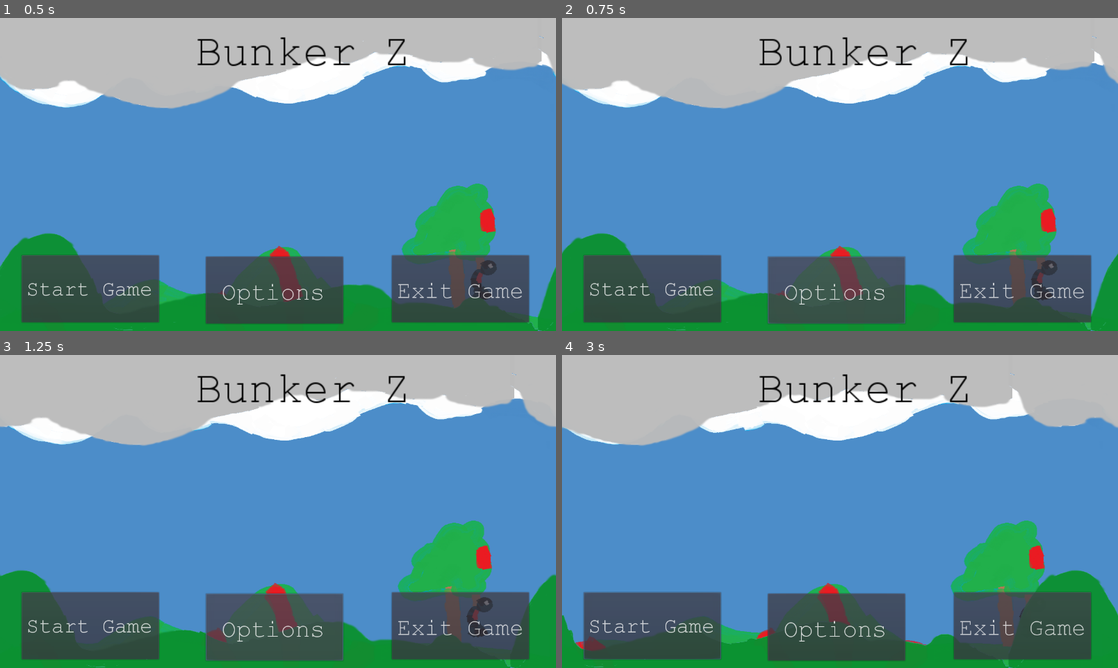
Above: before the commit, frames 1-4 (two rows, left to right).
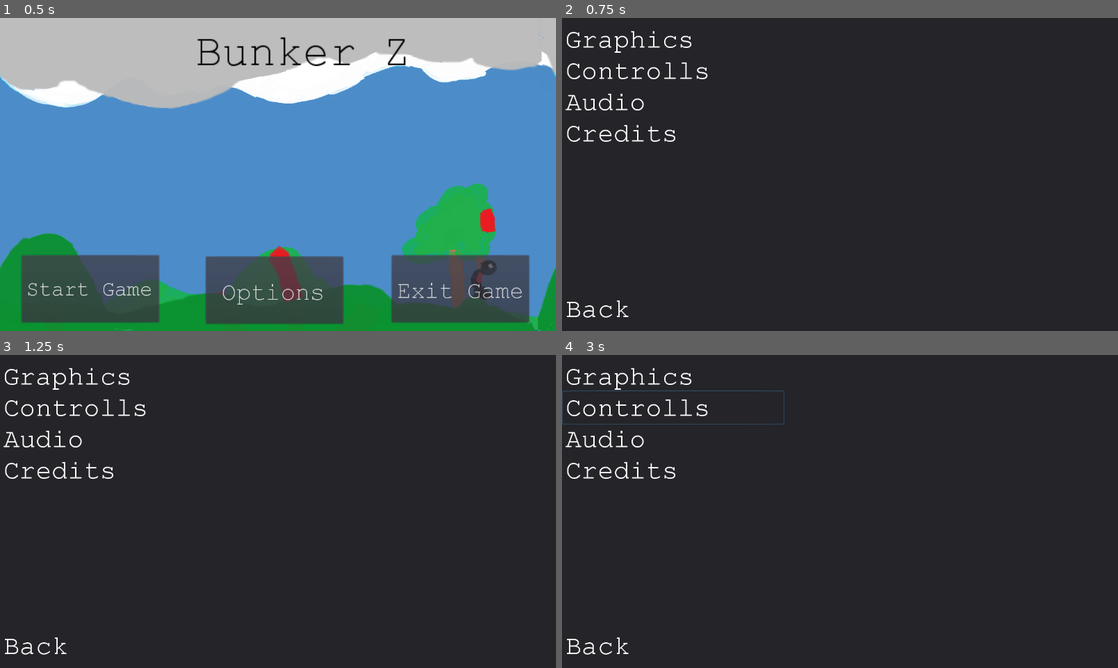
Above: after the commit, the same moments.

Repository: SillyScientists/PaintJam-2018
Game: Godot game, scene res://scenes/main/main.tscn
The game is run twice, just before and just after one commit, with the same random seed, the same clock (stepped at 60 frames per second) and the same inputs.
Inputs (mouse positions are in pixels of both pictures, inside the frame that each line leads up to):
- Up to frame 1 (0.5 s): no input
- Up to frame 2 (0.75 s): click (834, 290) at 0.52 s
- Up to frame 3 (1.25 s): no input
- Up to frame 4 (3 s): click (673, 376) at 1.27 s; click (650, 627) at 2.02 s; click (673, 408) at 2.77 s

Frame 1 is identical in both runs. In frame 2, 100% of the frame differs, in the area x 0-100%, y 0-100%; in frame 3, 100%; in frame 4, 100%.

Commit message:
Adding options

Diff:
--- a/scenes/main/main.gd
+++ b/scenes/main/main.gd
@@ -1,8 +1,7 @@
 extends Control
 
-# class member variables go here, for example:
-# var a = 2
-# var b = "textvar"
+export (PackedScene) var next_scene
+export (PackedScene) var options
 
 func _ready():
 	# Called every time the node is added to the scene.
@@ -18,3 +17,13 @@
 func _on_Button3_pressed():
 	get_tree().quit()
 	pass # replace with function body
+
+
+func _on_start_pressed():
+	#get_tree().change_scene_to(next_scene)
+	pass # replace with function body
+
+
+func _on_options_pressed():
+	get_tree().change_scene_to(options)
+	pass # replace with function body
--- a/scenes/main/main.tscn
+++ b/scenes/main/main.tscn
@@ -1,15 +1,16 @@
-[gd_scene load_steps=9 format=2]
+[gd_scene load_steps=10 format=2]
 
 [ext_resource path="res://scenes/main/main.gd" type="Script" id=1]
-[ext_resource path="res://scenes/main/assets/Background/Back.png" type="Texture" id=2]
-[ext_resource path="res://scenes/main/assets/Background/fore.png" type="Texture" id=3]
-[ext_resource path="res://scenes/main/camera.gd" type="Script" id=4]
-[ext_resource path="res://scenes/main/assets/text/Title.png" type="Texture" id=5]
-[ext_resource path="res://scenes/main/assets/text/Button2.png" type="Texture" id=6]
-[ext_resource path="res://scenes/main/assets/text/Button1.png" type="Texture" id=7]
-[ext_resource path="res://scenes/main/assets/text/Button3.png" type="Texture" id=8]
-
-[node name="Control" type="Control" index="0"]
+[ext_resource path="res://scenes/main/options/options.tscn" type="PackedScene" id=2]
+[ext_resource path="res://scenes/main/assets/Background/Back.png" type="Texture" id=3]
+[ext_resource path="res://scenes/main/assets/Background/fore.png" type="Texture" id=4]
+[ext_resource path="res://scenes/main/camera.gd" type="Script" id=5]
+[ext_resource path="res://scenes/main/assets/text/Title.png" type="Texture" id=6]
+[ext_resource path="res://scenes/main/assets/text/Button2.png" type="Texture" id=7]
+[ext_resource path="res://scenes/main/assets/text/Button1.png" type="Texture" id=8]
+[ext_resource path="res://scenes/main/assets/text/Button3.png" type="Texture" id=9]
+
+[node name="main" type="Control" index="0"]
 
 anchor_left = 0.0
 anchor_top = 0.0
@@ -23,6 +24,8 @@
 size_flags_horizontal = 1
 size_flags_vertical = 1
 script = ExtResource( 1 )
+next_scene = null
+options = ExtResource( 2 )
 
 [node name="ParallaxBackground" type="ParallaxBackground" parent="." index="0"]
 
@@ -117,12 +120,12 @@
 mouse_default_cursor_shape = 0
 size_flags_horizontal = 1
 size_flags_vertical = 1
-texture = ExtResource( 5 )
+texture = ExtResource( 6 )
 expand = true
 stretch_mode = 5
 _sections_unfolded = [ "Visibility" ]
 
-[node name="Button2" type="Button" parent="ParallaxBackground" index="4"]
+[node name="options" type="Button" parent="ParallaxBackground" index="4"]
 
 modulate = Color( 1, 1, 1, 0.784314 )
 anchor_left = 0.0
@@ -133,32 +136,6 @@
 margin_top = 549.0
 margin_right = 790.0
 margin_bottom = 703.0
-rect_pivot_offset = Vector2( 0, 0 )
-focus_mode = 2
-mouse_filter = 0
-mouse_default_cursor_shape = 0
-size_flags_horizontal = 1
-size_flags_vertical = 1
-toggle_mode = false
-enabled_focus_mode = 2
-shortcut = null
-group = null
-icon = ExtResource( 6 )
-flat = false
-align = 1
-_sections_unfolded = [ "Anchor", "Margin", "Rect", "Visibility" ]
-
-[node name="Button" type="Button" parent="ParallaxBackground" index="5"]
-
-self_modulate = Color( 1, 1, 1, 0.784314 )
-anchor_left = 0.0
-anchor_top = 0.0
-anchor_right = 0.0
-anchor_bottom = 0.0
-margin_left = 50.0
-margin_top = 546.0
-margin_right = 366.0
-margin_bottom = 700.0
 rect_pivot_offset = Vector2( 0, 0 )
 focus_mode = 2
 mouse_filter = 0
@@ -172,18 +149,18 @@
 icon = ExtResource( 7 )
 flat = false
 align = 1
-_sections_unfolded = [ "Anchor", "Grow Direction", "Hint", "Margin", "Rect", "Visibility", "custom_fonts" ]
-
-[node name="Button3" type="Button" parent="ParallaxBackground" index="6"]
-
-modulate = Color( 1, 1, 1, 0.784314 )
-anchor_left = 0.0
-anchor_top = 0.0
-anchor_right = 0.0
-anchor_bottom = 0.0
-margin_left = 902.0
+_sections_unfolded = [ "Anchor", "Margin", "Rect", "Visibility" ]
+
+[node name="start" type="Button" parent="ParallaxBackground" index="5"]
+
+self_modulate = Color( 1, 1, 1, 0.784314 )
+anchor_left = 0.0
+anchor_top = 0.0
+anchor_right = 0.0
+anchor_bottom = 0.0
+margin_left = 50.0
 margin_top = 546.0
-margin_right = 1218.0
+margin_right = 366.0
 margin_bottom = 700.0
 rect_pivot_offset = Vector2( 0, 0 )
 focus_mode = 2
@@ -198,6 +175,38 @@
 icon = ExtResource( 8 )
 flat = false
 align = 1
+_sections_unfolded = [ "Anchor", "Grow Direction", "Hint", "Margin", "Rect", "Visibility", "custom_fonts" ]
+
+[node name="exit" type="Button" parent="ParallaxBackground" index="6"]
+
+modulate = Color( 1, 1, 1, 0.784314 )
+anchor_left = 0.0
+anchor_top = 0.0
+anchor_right = 0.0
+anchor_bottom = 0.0
+margin_left = 902.0
+margin_top = 546.0
+margin_right = 1218.0
+margin_bottom = 700.0
+rect_pivot_offset = Vector2( 0, 0 )
+focus_mode = 2
+mouse_filter = 0
+mouse_default_cursor_shape = 0
+size_flags_horizontal = 1
+size_flags_vertical = 1
+toggle_mode = false
+enabled_focus_mode = 2
+shortcut = null
+group = null
+icon = ExtResource( 9 )
+flat = false
+align = 1
 _sections_unfolded = [ "Anchor", "Margin", "Material", "Rect", "Visibility" ]
 
-[connection signal="pressed" from="ParallaxBackground/Button3" to="." method="_on_Button3_pressed"]
+[connection signal="pressed" from="ParallaxBackground/options" to="." method="_on_options_pressed"]
+
+[connection signal="pressed" from="ParallaxBackground/start" to="." method="_on_Button_pressed"]
+
+[connection signal="pressed" from="ParallaxBackground/start" to="." method="_on_start_pressed"]
+
+[connection signal="pressed" from="ParallaxBackground/exit" to="." method="_on_Button3_pressed"]
--- /dev/null
+++ b/scenes/main/options/options.tscn
@@ -0,0 +1,155 @@
+[gd_scene load_steps=6 format=2]
+
+[ext_resource path="res://scenes/main/options/assets/Graphics.png" type="Texture" id=1]
+[ext_resource path="res://scenes/main/options/assets/Controlls.png" type="Texture" id=2]
+[ext_resource path="res://scenes/main/options/assets/Audio.png" type="Texture" id=3]
+[ext_resource path="res://scenes/main/options/assets/Credits.png" type="Texture" id=4]
+[ext_resource path="res://scenes/main/options/assets/Back.png" type="Texture" id=5]
+
+[node name="options" type="Control"]
+
+anchor_left = 0.0
+anchor_top = 0.0
+anchor_right = 0.0
+anchor_bottom = 0.0
+margin_right = 40.0
+margin_bottom = 40.0
+rect_pivot_offset = Vector2( 0, 0 )
+mouse_filter = 0
+mouse_default_cursor_shape = 0
+size_flags_horizontal = 1
+size_flags_vertical = 1
+
+[node name="panel" type="Panel" parent="." index="0"]
+
+anchor_left = 0.0
+anchor_top = 0.0
+anchor_right = 0.0
+anchor_bottom = 0.0
+margin_right = 1280.0
+margin_bottom = 722.0
+rect_pivot_offset = Vector2( 0, 0 )
+mouse_filter = 0
+mouse_default_cursor_shape = 0
+size_flags_horizontal = 1
+size_flags_vertical = 1
+_sections_unfolded = [ "Anchor", "Margin", "Visibility" ]
+
+[node name="graphics" type="Button" parent="panel" index="0"]
+
+anchor_left = 0.0
+anchor_top = 0.0
+anchor_right = 0.0
+anchor_bottom = 0.0
+margin_top = 10.0
+margin_right = 512.0
+margin_bottom = 88.0
+rect_pivot_offset = Vector2( 0, 0 )
+focus_mode = 2
+mouse_filter = 0
+mouse_default_cursor_shape = 0
+size_flags_horizontal = 1
+size_flags_vertical = 1
+toggle_mode = false
+enabled_focus_mode = 2
+shortcut = null
+group = null
+icon = ExtResource( 1 )
+flat = true
+align = 1
+
+[node name="controlls" type="Button" parent="panel" index="1"]
+
+anchor_left = 0.0
+anchor_top = 0.0
+anchor_right = 0.0
+anchor_bottom = 0.0
+margin_top = 82.0
+margin_right = 512.0
+margin_bottom = 160.0
+rect_pivot_offset = Vector2( 0, 0 )
+focus_mode = 2
+mouse_filter = 0
+mouse_default_cursor_shape = 0
+size_flags_horizontal = 1
+size_flags_vertical = 1
+toggle_mode = false
+enabled_focus_mode = 2
+shortcut = null
+group = null
+icon = ExtResource( 2 )
+flat = true
+align = 1
+_sections_unfolded = [ "Rect" ]
+
+[node name="audio" type="Button" parent="panel" index="2"]
+
+anchor_left = 0.0
+anchor_top = 0.0
+anchor_right = 0.0
+anchor_bottom = 0.0
+margin_top = 154.0
+margin_right = 512.0
+margin_bottom = 232.0
+rect_pivot_offset = Vector2( 0, 0 )
+focus_mode = 2
+mouse_filter = 0
+mouse_default_cursor_shape = 0
+size_flags_horizontal = 1
+size_flags_vertical = 1
+toggle_mode = false
+enabled_focus_mode = 2
+shortcut = null
+group = null
+icon = ExtResource( 3 )
+flat = true
+align = 1
+_sections_unfolded = [ "Rect" ]
+
+[node name="credits" type="Button" parent="panel" index="3"]
+
+anchor_left = 0.0
+anchor_top = 0.0
+anchor_right = 0.0
+anchor_bottom = 0.0
+margin_top = 226.0
+margin_right = 512.0
+margin_bottom = 304.0
+rect_pivot_offset = Vector2( 0, 0 )
+focus_mode = 2
+mouse_filter = 0
+mouse_default_cursor_shape = 0
+size_flags_horizontal = 1
+size_flags_vertical = 1
+toggle_mode = false
+enabled_focus_mode = 2
+shortcut = null
+group = null
+icon = ExtResource( 4 )
+flat = true
+align = 1
+_sections_unfolded = [ "Rect" ]
+
+[node name="back" type="Button" parent="panel" index="4"]
+
+anchor_left = 0.0
+anchor_top = 0.0
+anchor_right = 0.0
+anchor_bottom = 0.0
+margin_top = 630.0
+margin_right = 512.0
+margin_bottom = 708.0
+rect_pivot_offset = Vector2( 0, 0 )
+focus_mode = 2
+mouse_filter = 0
+mouse_default_cursor_shape = 0
+size_flags_horizontal = 1
+size_flags_vertical = 1
+toggle_mode = false
+enabled_focus_mode = 2
+shortcut = null
+group = null
+icon = ExtResource( 5 )
+flat = true
+align = 1
+_sections_unfolded = [ "Rect" ]
Not shown: 3 places in scenes/main/main.tscn that only renumber resources
Binary file added: scenes/main/options/assets/Audio.png
Not shown, added: scenes/main/options/assets/Audio.png.import
Binary file added: scenes/main/options/assets/Back.png
Not shown, added: scenes/main/options/assets/Back.png.import
Binary file added: scenes/main/options/assets/Controlls.png
Not shown, added: scenes/main/options/assets/Controlls.png.import
Binary file added: scenes/main/options/assets/Credits.png
Not shown, added: scenes/main/options/assets/Credits.png.import
Binary file added: scenes/main/options/assets/Graphics.png
Not shown, added: scenes/main/options/assets/Graphics.png.import
Not shown, added: scenes/main/options/assets/Graphics.xcf
